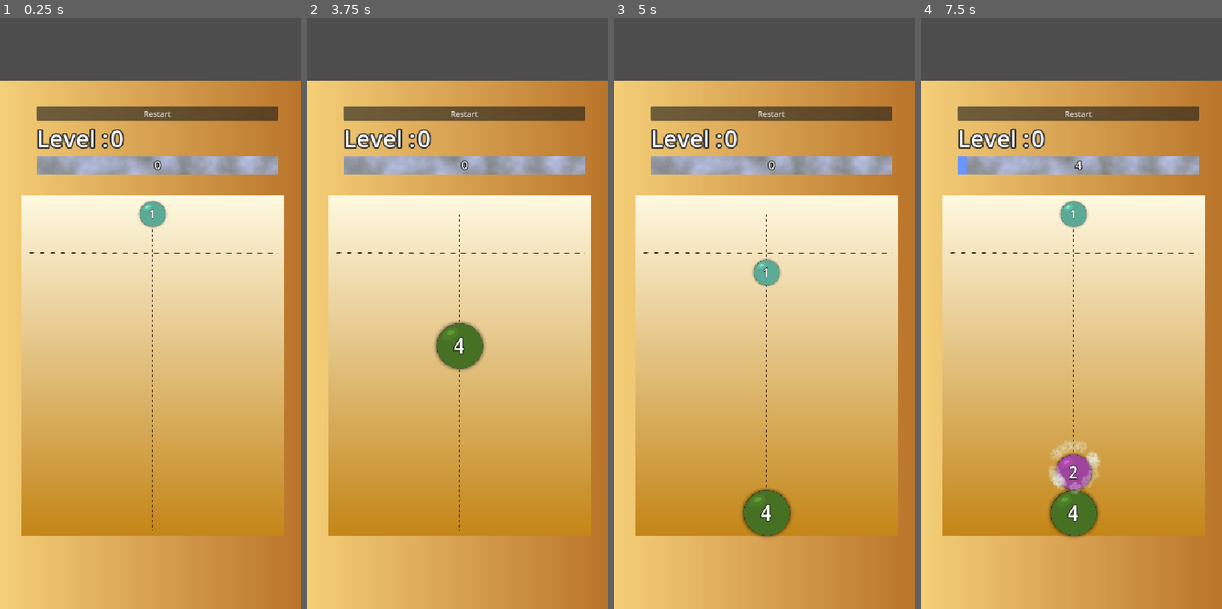
Above: before the commit, frames 1-4 (left to right).
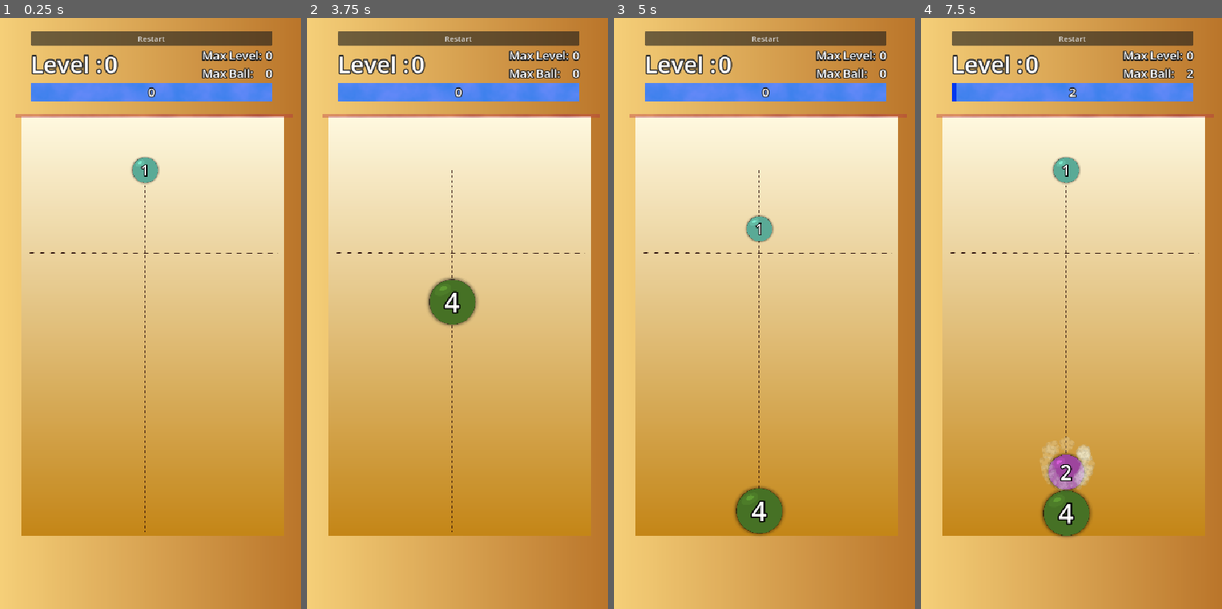
Above: after the commit, the same moments.

Repository: fteppe/ball-2048
Game: Godot game, scene res://MainMap.tscn
Two runs of this game, one before a commit and one after it. Both use one fixed random seed, a clock stepped at 60 frames per second and the inputs below.
Inputs (mouse positions are in pixels of both pictures, inside the frame that each line leads up to):
- Up to frame 1 (0.25 s): no input
- Up to frame 2 (3.75 s): click "Restart" at 0.5 s; click "Restart" at 1.25 s; click "Restart" at 2 s; tap Enter at 2.75 s; move the mouse to (523, 283) at 2.77 s; click (523, 283) at 2.92 s; move the mouse to (397, 343) at 3.52 s; click (397, 343) at 3.67 s
- Up to frame 3 (5 s): move the mouse to (794, 183) at 4.27 s; click (794, 183) at 4.42 s
- Up to frame 4 (7.5 s): move the mouse to (1056, 431) at 5.02 s; click (1056, 431) at 5.17 s; move the mouse to (1161, 402) at 5.77 s; click (1161, 402) at 5.92 s; move the mouse to (981, 224) at 6.52 s; click (981, 224) at 6.67 s; move the mouse to (1086, 313) at 7.27 s; click (1086, 313) at 7.42 s

The runs differ from the first frame. In frame 1, 44% of the frame differs, in the area x 0-100%, y 0-87%; in frame 2, 45%; in frame 3, 45%; in frame 4, 46%, in the area x 0-100%, y 0-88%.

Commit message:
various improvements, including save system

Diff:
--- a/Ball.tscn
+++ b/Ball.tscn
@@ -11,12 +11,6 @@
 [sub_resource type="CircleShape2D" id="CircleShape2D_pa54t"]
 resource_local_to_scene = true
 radius = 52.0
-
-[sub_resource type="LabelSettings" id="LabelSettings_lww6v"]
-font_size = 50
-shadow_size = 10
-shadow_color = Color(0, 0, 0, 0.5803922)
-shadow_offset = Vector2(0, 0)
 
 [sub_resource type="Curve" id="Curve_3tj6u"]
 _data = [Vector2(0, 0.009793282), 0.0, 0.0, 0, 0, Vector2(0.35833332, 0.9009793), 0.0, 0.0, 0, 0, Vector2(1, 0.476605), 0.0, 0.0, 0, 0]
@@ -156,7 +150,7 @@
 contact_monitor = true
 max_contacts_reported = 5
 script = ExtResource("1_gk6bx")
-rank_colors = Array[Color]([Color(0.48061204, 0.9063473, 0.7 …(160 unchanged characters)… 57, 0.20193419, 0.23817876, 1), Color(0.83633524, 0.5503081, 0.16439548, 1), Color(0.64413893, 0.25625288, 0.76 …(294 unchanged characters)…
+rank_colors = Array[Color]([Color(0.48061204, 0.9063473, 0.7 …(160 unchanged characters)… 57, 0.20193419, 0.23817876, 1), Color(0.9, 0.53625, 0.026999973, 1), Color(0.64413893, 0.25625288, 0.76 …(294 unchanged characters)…
 
 [node name="CollisionShape2D" type="CollisionShape2D" parent="." unique_id=704621146]
 shape = SubResource("CircleShape2D_pa54t")
@@ -169,18 +163,6 @@
 rotation = 1.7348574
 scale = Vector2(0.39925748, -0.4090889)
 texture = ExtResource("2_lww6v")
-
-[node name="Label" type="Label" parent="Visuals/VisualAnimRoot" unique_id=903129506]
-offset_left = -35.0
-offset_top = -34.0
-offset_right = 46.0
-offset_bottom = 35.0
-scale = Vector2(0.8361394, 0.9542944)
-offset_transform_enabled = true
-theme_override_font_sizes/font_size = 50
-text = "  1  "
-label_settings = SubResource("LabelSettings_lww6v")
-horizontal_alignment = 1
 
 [node name="CPUParticles2D" type="CPUParticles2D" parent="Visuals/VisualAnimRoot" unique_id=1188966069]
 emitting = false
@@ -204,6 +186,29 @@
 scale_amount_curve = SubResource("Curve_3tj6u")
 color_ramp = SubResource("Gradient_3tj6u")
 
+[node name="BallNumber" type="RichTextLabel" parent="Visuals/VisualAnimRoot" unique_id=325907794]
+unique_name_in_owner = true
+clip_contents = false
+anchors_preset = 8
+anchor_left = 0.5
+anchor_top = 0.5
+anchor_right = 0.5
+anchor_bottom = 0.5
+offset_left = -50.0
+offset_top = -50.0
+offset_right = 50.0
+offset_bottom = 50.0
+grow_horizontal = 2
+grow_vertical = 2
+size_flags_horizontal = 3
+theme_override_colors/font_outline_color = Color(0, 0, 0, 1)
+theme_override_constants/shadow_outline_size = 0
+theme_override_constants/outline_size = 13
+theme_override_font_sizes/normal_font_size = 59
+text = "1"
+horizontal_alignment = 1
+vertical_alignment = 1
+
 [node name="AnimationPlayer" type="AnimationPlayer" parent="Visuals" unique_id=663053933]
 libraries/ = SubResource("AnimationLibrary_sr3km")
 speed_scale = 1.28
--- a/BallSpawner.tscn
+++ b/BallSpawner.tscn
@@ -8,7 +8,7 @@
 
 [node name="Line2D" type="Line2D" parent="." unique_id=1434716319]
 texture_repeat = 2
-points = PackedVector2Array(0, 0, 0, 630)
+points = PackedVector2Array(0, 0, 0, 720)
 width = 5.0
 texture = ExtResource("2_khuw3")
 texture_mode = 1
--- a/DeathZone.tscn
+++ b/DeathZone.tscn
@@ -2,6 +2,19 @@
 
 [ext_resource type="Texture2D" uid="uid://dqbep68j100n5" path="res://dashed_line.png" id="1_cpr33"]
 [ext_resource type="Script" uid="uid://5c1hcbdbyrnq" path="res://death_zone.gd" id="1_j53p1"]
+
+[sub_resource type="RectangleShape2D" id="RectangleShape2D_jvtl2"]
+size = Vector2(555.5, 5)
+
+[sub_resource type="Gradient" id="Gradient_j53p1"]
+colors = PackedColorArray(0.61, 0.1159, 0.255895, 0.45490196, 0.77, 0.21559997, 0.2710399, 0.34117648)
+
+[sub_resource type="FastNoiseLite" id="FastNoiseLite_jvtl2"]
+
+[sub_resource type="NoiseTexture2D" id="NoiseTexture2D_j53p1"]
+height = 10
+noise = SubResource("FastNoiseLite_jvtl2")
+color_ramp = SubResource("Gradient_j53p1")
 
 [sub_resource type="RectangleShape2D" id="RectangleShape2D_j53p1"]
 size = Vector2(555.5, 845)
@@ -20,11 +33,24 @@
 begin_cap_mode = 2
 end_cap_mode = 2
 
+[node name="DeathZone" type="Area2D" parent="." unique_id=1206681847]
+position = Vector2(1, 35)
+
+[node name="CollisionShape2D" type="CollisionShape2D" parent="DeathZone" unique_id=1631643386]
+position = Vector2(279, -309)
+shape = SubResource("RectangleShape2D_jvtl2")
+
+[node name="Sprite2D" type="Sprite2D" parent="DeathZone" unique_id=980482684]
+position = Vector2(279.00003, -309.00003)
+scale = Vector2(1.0817815, -0.71923995)
+texture = SubResource("NoiseTexture2D_j53p1")
+
 [node name="AliveZone" type="Area2D" parent="." unique_id=1271297322]
 
 [node name="CollisionShape2D" type="CollisionShape2D" parent="AliveZone" unique_id=1694197386]
 position = Vector2(283, 422.5)
 shape = SubResource("RectangleShape2D_j53p1")
 
+[connection signal="body_entered" from="DeathZone" to="." method="_on_death_zone_body_entered"]
 [connection signal="body_entered" from="AliveZone" to="." method="body_is_in_alive_zone"]
 [connection signal="body_exited" from="AliveZone" to="." method="body_is_out_of_alive_zone"]
--- a/MainMap.tscn
+++ b/MainMap.tscn
@@ -6,17 +6,17 @@
 [ext_resource type="PackedScene" uid="uid://brfaumd3gnq32" path="res://DeathZone.tscn" id="5_h7suj"]
 [ext_resource type="PackedScene" uid="uid://dc4i8aqu8mbdk" path="res://UI/GameUI.tscn" id="5_rjo7s"]
 
+[sub_resource type="Gradient" id="Gradient_x4u1r"]
+colors = PackedColorArray(0.6971134, 0.41006282, 0.12067657, 1, 0.9932057, 0.8604826, 0.5155607, 1)
+
+[sub_resource type="GradientTexture2D" id="GradientTexture2D_h7suj"]
+gradient = SubResource("Gradient_x4u1r")
+
 [sub_resource type="Gradient" id="Gradient_cccdv"]
 colors = PackedColorArray(0.76862746, 0.5254902, 0.09411765, 1, 0.9957836, 0.9714928, 0.8725431, 1)
 
 [sub_resource type="GradientTexture2D" id="GradientTexture2D_x4u1r"]
 gradient = SubResource("Gradient_cccdv")
-
-[sub_resource type="Gradient" id="Gradient_x4u1r"]
-colors = PackedColorArray(0.6971134, 0.41006282, 0.12067657, 1, 0.9932057, 0.8604826, 0.5155607, 1)
-
-[sub_resource type="GradientTexture2D" id="GradientTexture2D_h7suj"]
-gradient = SubResource("Gradient_x4u1r")
 
 [sub_resource type="WorldBoundaryShape2D" id="WorldBoundaryShape2D_x0drn"]
 
@@ -36,18 +36,18 @@
 [node name="Mainmap" type="Node2D" unique_id=151565199]
 script = ExtResource("1_ifu8d")
 
+[node name="RequiredToView" type="Sprite2D" parent="." unique_id=1539363545]
+show_behind_parent = true
+position = Vector2(263.8975, 242.15385)
+rotation = 3.1415925
+scale = Vector2(12.235113, 20.920773)
+texture = SubResource("GradientTexture2D_h7suj")
+
 [node name="Background" type="Sprite2D" parent="." unique_id=1255627473]
-position = Vector2(268, 306)
+position = Vector2(268, 226.7)
 rotation = -1.5707965
-scale = Vector2(10.6, 8.213)
+scale = Vector2(13.105, 8.213)
 texture = SubResource("GradientTexture2D_x4u1r")
-
-[node name="RequiredToView" type="Sprite2D" parent="Background" unique_id=1539363545]
-show_behind_parent = true
-position = Vector2(-1.6981142, -0.97406673)
-rotation = -1.5707964
-scale = Vector2(1.4748952, 1.732366)
-texture = SubResource("GradientTexture2D_h7suj")
 
 [node name="Left" type="StaticBody2D" parent="." unique_id=437479823]
 position = Vector2(4, 285)
@@ -82,7 +82,7 @@
 speed_scale = 3.0
 
 [node name="BallSpawner" parent="." unique_id=1389751439 instance=ExtResource("3_cccdv")]
-position = Vector2(268, 3)
+position = Vector2(253, -85)
 
 [node name="RightSpawner" type="Node2D" parent="." unique_id=2055569934]
 position = Vector2(531, 0)
@@ -94,8 +94,8 @@
 position = Vector2(-9, 81)
 
 [node name="GameUi" parent="." unique_id=2004966527 instance=ExtResource("5_rjo7s")]
-offset_left = 36.0
-offset_top = -212.0
-offset_right = 36.0
-offset_bottom = -212.0
+offset_left = 24.0
+offset_top = -362.0
+offset_right = 24.0
+offset_bottom = -362.0
 scale = Vector2(0.9441985, 0.9158849)
--- a/UI/GameUI.tscn
+++ b/UI/GameUI.tscn
@@ -14,7 +14,7 @@
 colors = PackedColorArray(1, 1, 1, 0, 1, 1, 1, 0.28235295, 1, 1, 1, 0)
 
 [sub_resource type="Gradient" id="Gradient_ltpa0"]
-colors = PackedColorArray(0.73393774, 0.7676126, 0.9174419, 1, 0.4998, 0.51, 0.50813, 1)
+colors = PackedColorArray(0.40316767, 0.5405016, 0.9769613, 1, 0.22883809, 0.50394523, 0.924952, 1)
 
 [sub_resource type="FastNoiseLite" id="FastNoiseLite_ltpa0"]
 
@@ -24,7 +24,7 @@
 color_ramp = SubResource("Gradient_ltpa0")
 
 [sub_resource type="Gradient" id="Gradient_lwtm8"]
-colors = PackedColorArray(0.4182377, 0.6019757, 1, 1, 0.1609742, 1.540184e-06, 0.888176, 1)
+colors = PackedColorArray(0.0067329146, 0.21827388, 0.9402952, 1, 0, 0.34685528, 0.57178676, 1)
 
 [sub_resource type="GradientTexture2D" id="GradientTexture2D_hqqrp"]
 gradient = SubResource("Gradient_lwtm8")
@@ -36,6 +36,10 @@
 anchors_preset = 15
 anchor_right = 1.0
 anchor_bottom = 1.0
+offset_left = 81.0
+offset_top = -20.0
+offset_right = 81.0
+offset_bottom = -20.0
 grow_horizontal = 2
 grow_vertical = 2
 script = ExtResource("1_ltpa0")
@@ -64,7 +68,7 @@
 label_settings = ExtResource("2_hqqrp")
 
 [node name="CPUParticles2D" type="CPUParticles2D" parent="VBoxContainer/HBoxContainer/CurrentLevel" unique_id=2098568245]
-position = Vector2(12, 13)
+position = Vector2(14, 36)
 emitting = false
 amount = 20
 texture = ExtResource("2_lwtm8")
@@ -85,6 +89,49 @@
 scale_amount_max = 0.1
 scale_amount_curve = SubResource("Curve_hqqrp")
 color_ramp = SubResource("Gradient_dgedd")
+
+[node name="BoxContainer" type="BoxContainer" parent="VBoxContainer/HBoxContainer" unique_id=1031525211]
+layout_mode = 2
+size_flags_horizontal = 3
+
+[node name="VBoxContainer2" type="VBoxContainer" parent="VBoxContainer/HBoxContainer" unique_id=790839144]
+layout_mode = 2
+
+[node name="HBoxContainer2" type="HBoxContainer" parent="VBoxContainer/HBoxContainer/VBoxContainer2" unique_id=286151211]
+layout_mode = 2
+
+[node name="MaxLevelTxt" type="Label" parent="VBoxContainer/HBoxContainer/VBoxContainer2/HBoxContainer2" unique_id=1582833890]
+layout_mode = 2
+text = "Max Level:"
+label_settings = ExtResource("4_dgedd")
+horizontal_alignment = 2
+
+[node name="BoxContainer" type="BoxContainer" parent="VBoxContainer/HBoxContainer/VBoxContainer2/HBoxContainer2" unique_id=2084151994]
+layout_mode = 2
+size_flags_horizontal = 3
+
+[node name="MaxLevel" type="Label" parent="VBoxContainer/HBoxContainer/VBoxContainer2/HBoxContainer2" unique_id=22183072]
+unique_name_in_owner = true
+layout_mode = 2
+label_settings = ExtResource("4_dgedd")
+
+[node name="HBoxContainer" type="HBoxContainer" parent="VBoxContainer/HBoxContainer/VBoxContainer2" unique_id=723547238]
+layout_mode = 2
+
+[node name="MaxRankTxt" type="Label" parent="VBoxContainer/HBoxContainer/VBoxContainer2/HBoxContainer" unique_id=1995050805]
+layout_mode = 2
+text = "Max Ball:"
+label_settings = ExtResource("4_dgedd")
+horizontal_alignment = 2
+
+[node name="BoxContainer" type="BoxContainer" parent="VBoxContainer/HBoxContainer/VBoxContainer2/HBoxContainer" unique_id=2051026914]
+layout_mode = 2
+size_flags_horizontal = 3
+
+[node name="MaxRank" type="Label" parent="VBoxContainer/HBoxContainer/VBoxContainer2/HBoxContainer" unique_id=1634554707]
+unique_name_in_owner = true
+layout_mode = 2
+label_settings = ExtResource("4_dgedd")
 
 [node name="ScoreProgress" type="TextureProgressBar" parent="VBoxContainer" unique_id=1003007789]
 unique_name_in_owner = true
--- a/UI/game_ui.gd
+++ b/UI/game_ui.gd
@@ -11,6 +11,8 @@
 func _process(delta):
 	%Score.text = str(GameModeBall.get_score())
 	%ScoreProgress.value = GameModeBall.get_score()
+	%MaxRank.text = str(GameModeBall.get_max_ball_size())
+	%MaxLevel.text = str(GameModeBall.get_max_level())
 	pass
 
 func _on_level_up(new_level : int):
--- a/ball.gd
+++ b/ball.gd
@@ -19,9 +19,17 @@
 func get_radius():
 	return ($CollisionShape2D.shape as CircleShape2D).radius
 
+func set_ball_number(number : int):
+	%BallNumber.text = str(number)
+	var font_size = 59
+	%BallNumber.add_theme_font_size_override("normal_font_size", font_size)
+	while %BallNumber.get_theme_font("normal_font").get_string_size(%BallNumber.text,%BallNumber.horizontal_alignment, -1, font_size).x > %BallNumber.get_content_width():
+		font_size -= 1
+		%BallNumber.add_theme_font_size_override("normal_font_size", font_size)
+
 func update_size_from_rank():
 	size = pow(2, rank - 1)
-	$Visuals/VisualAnimRoot/Label.text = str(size)
+	set_ball_number(size)
 	var radius_from_rank =  0.3 + rank * 0.2
 	var collider_radius =  radius_from_rank * initial_collider_radius
 	($CollisionShape2D.shape as CircleShape2D).radius = collider_radius
@@ -83,7 +91,7 @@
 func _on_body_entered(body : Area2D):
 	if body.get_parent() is Ball:
 		var ball : Ball = body.get_parent()  as Ball
-		if ball.rank == self.rank && !ball.is_queued_for_deletion() && !self.is_queued_for_deletion():
+		if ball.rank == self.rank && !ball.is_queued_for_deletion() && !self.is_queued_for_deletion() && !GameModeBall.get_game_is_over():
 			rank_up(ball)
 	pass # Replace with function body.
 
--- a/death_zone.gd
+++ b/death_zone.gd
@@ -16,3 +16,8 @@
 	if body is Ball:
 		body.is_in_alive_zone()
 	pass # Replace with function body.
+
+
+func _on_death_zone_body_entered(body):
+	if body is Ball:
+		body.start_deah()
--- a/game_mode_ball.gd
+++ b/game_mode_ball.gd
@@ -5,13 +5,27 @@
 signal level_up(new_level : int)
 
 @export var level_scores : Array[int]
+@export var death_time : float = 5.
+var save_file : BallSaveFile
 
 var current_score : int = 0
 var current_level : int = 0
+var game_is_over : bool = false
 
 # Called when the node enters the scene tree for the first time.
 func _ready():
+	ball_died.connect(_game_over)
+	save_file = BallSaveFile.load_from_file()
 	pass # Replace with function body.
+
+func _game_over(ball :Ball):
+	game_is_over = true
+
+func get_max_ball_size():
+	return save_file.max_rank_reached
+
+func get_max_level():
+	return save_file.max_level_reached
 
 func get_level():
 	return current_level
@@ -22,26 +36,37 @@
 func get_score_to_reach():
 	return level_scores[min(level_scores.size() - 1, current_level)]
 
+func get_game_is_over():
+	return game_is_over
+
 # Called every frame. 'delta' is the elapsed time since the previous frame.
 func _process(delta):
+	if game_is_over && get_tree().get_nodes_in_group("balls").count(Node) == 0:
+		get_tree().change_scene_to_file("res://MainMap.tscn")
 	pass
 
 func get_death_time() -> float:
-	return 5.
+	return death_time
 
 func reset_game_mode():
 	current_score = 0
 	current_level = 0
+	game_is_over = false
 	print("game mode reset")
-	#do nothing for now
 
 func _level_up():
 	current_score = max(0 , current_score - get_score_to_reach())
 	current_level += 1
+	if save_file.max_level_reached < current_level:
+		save_file.max_level_reached = current_level
+		save_file.save_to_file()
 	level_up.emit(current_level)
 
 func _on_ball_created(ball : Ball):
-	current_score += pow(2, ball.rank)
+	var ball_size =  pow(2, ball.rank - 1)
+	current_score += ball_size
+	if save_file.max_rank_reached < ball_size:
+		save_file.max_rank_reached = ball_size
+		save_file.save_to_file()
 	while current_score > get_score_to_reach():
 		_level_up()
-	pass # Replace with function body.
--- /dev/null
+++ b/save/save_file.gd
@@ -0,0 +1,17 @@
+extends Resource
+class_name BallSaveFile
+
+static var save_file = "user://save_file.res"
+
+@export var max_level_reached : int = 0
+@export var max_rank_reached : int = 0
+
+func save_to_file():
+	print("saved to file "+ str(ResourceSaver.save(self, save_file)))
+
+static func load_from_file() -> BallSaveFile:
+	var save_file = ResourceLoader.load(save_file) as BallSaveFile
+	if !save_file :
+		return BallSaveFile.new()
+	else:
+		return save_file
Not shown, changed: export_presets.cfg
Not shown, added: save/save_file.gd.uid
